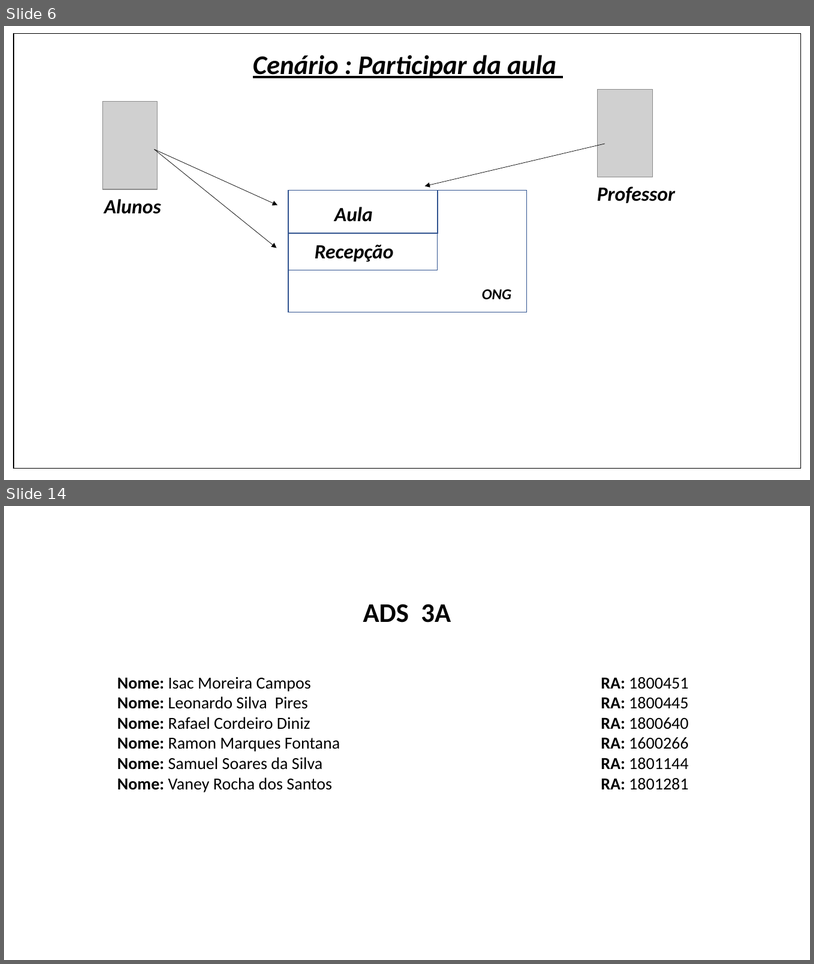
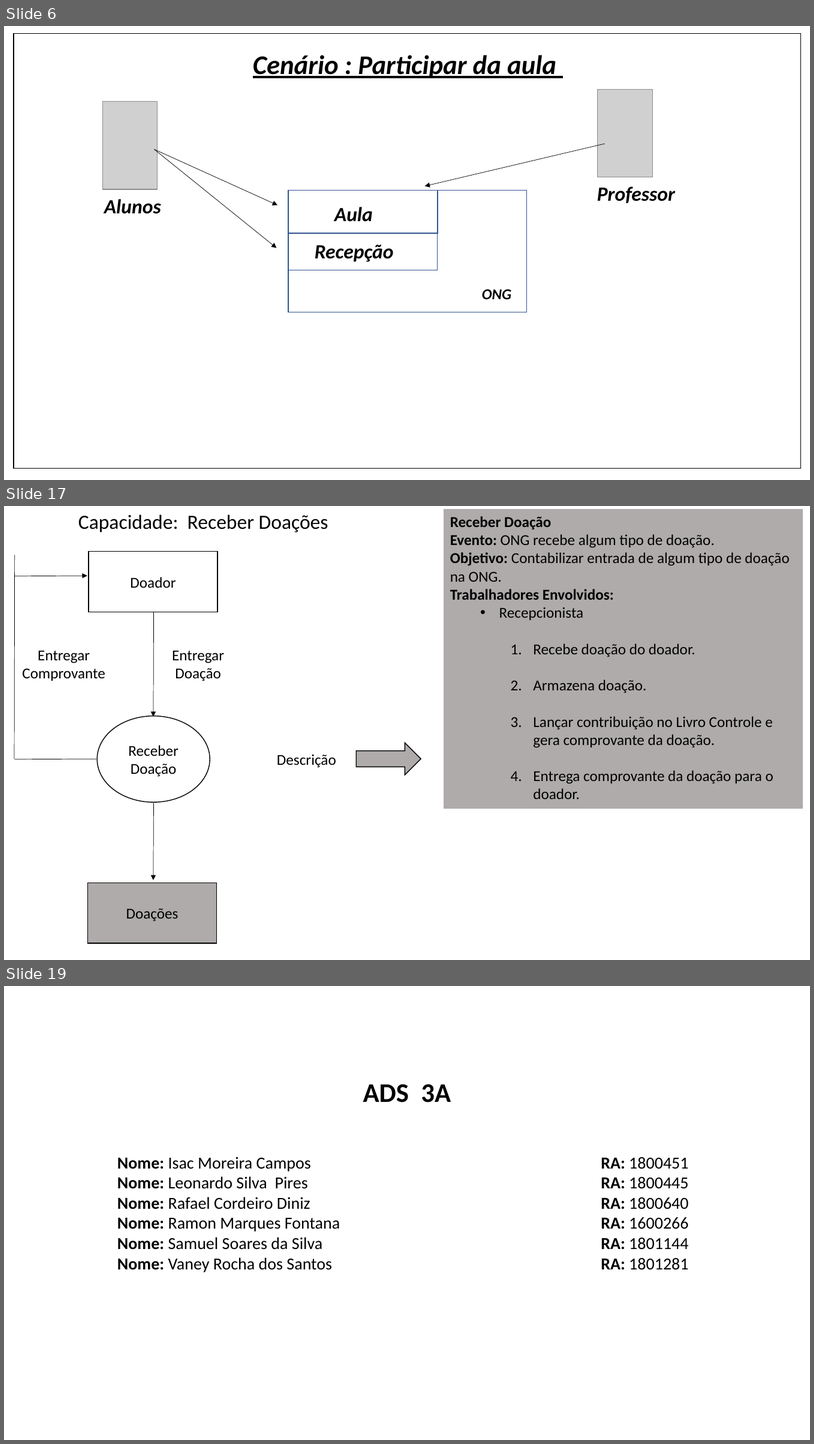
Before and after one commit to Ney-Rocha/OPE-3-semestre, a slide deck: cenario_de_negocio.pptx. Shown one above the other, each under a label of ours: slides 6 and 14 before the commit, slides 6, 17 and 19 after it; the slides between them are not shown. The pictures are 814x964 and 814x1444 pixels, drawn with LibreOffice and Linux fonts; fonts in the diff are those of the drawing; grey boxes stand for pictures. Boxes give left, top, right and bottom in pixels: in the first picture for what was removed or moved away, otherwise in the second. Text is boxed around its words. In the diff, an @@ line names an element or a change of style, - is before the commit and + after.

Commit message:
AC3 para VANey

```diff
--- a/cenario_de_negocio.pptx
+++ b/cenario_de_negocio.pptx
@@ slide 17 added at bbox=[4, 506, 810, 960], background #FFFFFF @@
@@ text added at bbox=[78, 514, 329, 532], 24 pt, text #000000 @@
+Capacidade: Receber Doações
@@ rectangle added at bbox=[444, 509, 803, 808], fill #AFABAB, outline #AFABAB 0.75 pt, 18 pt, text #000000 @@
+Receber Doação
+Evento: ONG recebe algum tipo de doação.
+Objetivo: Contabilizar entrada de algum tipo de doação na ONG.
+Trabalhadores Envolvidos:
+  • Recepcionista
+    1. Recebe doação do doador.
+    2. Armazena doação.
+    3. Lançar contribuição no Livro Controle e gera comprovante da doação.
+    4. Entrega comprovante da doação para o doador.
@@ line added from (15, 555) to (14, 759), #000000 0.5 pt @@
@@ rectangle added at bbox=[89, 552, 218, 612], fill #FFFFFF, outline #000000 1 pt, 18 pt, text #000000 @@
+Doador
@@ arrow added from (14, 576) to (87, 576), #000000 0.5 pt @@
@@ arrow added from (154, 612) to (153, 717), #000000 0.5 pt @@
@@ text added at bbox=[22, 650, 105, 681], 18 pt, text #000000 @@
+Entregar Comprovante
@@ text added at bbox=[172, 650, 224, 681], 18 pt, text #000000 @@
+Entregar Doação
@@ ellipse added at bbox=[97, 716, 210, 802], fill #FFFFFF, outline #000000 1 pt, 18 pt, text #000000 @@
+Receber
+Doação
@@ text added at bbox=[277, 754, 336, 768], 18 pt, text #000000 @@
+Descrição
@@ right arrow added at bbox=[357, 742, 422, 775], fill #AFABAB, outline #000000 1 pt @@
@@ line added from (15, 759) to (96, 759), #000000 0.5 pt @@
@@ arrow added from (154, 802) to (153, 880), #000000 0.5 pt @@
@@ rectangle added at bbox=[88, 882, 217, 943], fill #AFABAB, outline #000000 1 pt, 18 pt, text #000000 @@
+Doações
@@ what was slide 14 is now slide 19 @@
```
Also in this commit, not shown: 9 slides changed, 6 other slides added, 2 slides removed.
